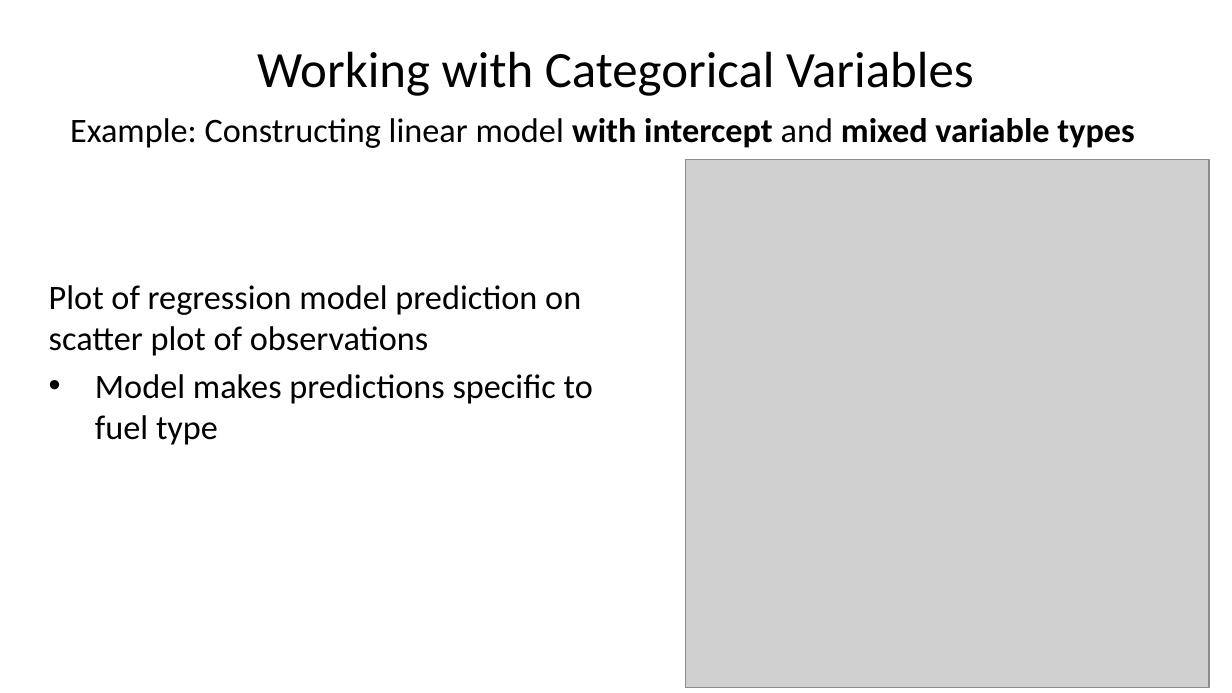
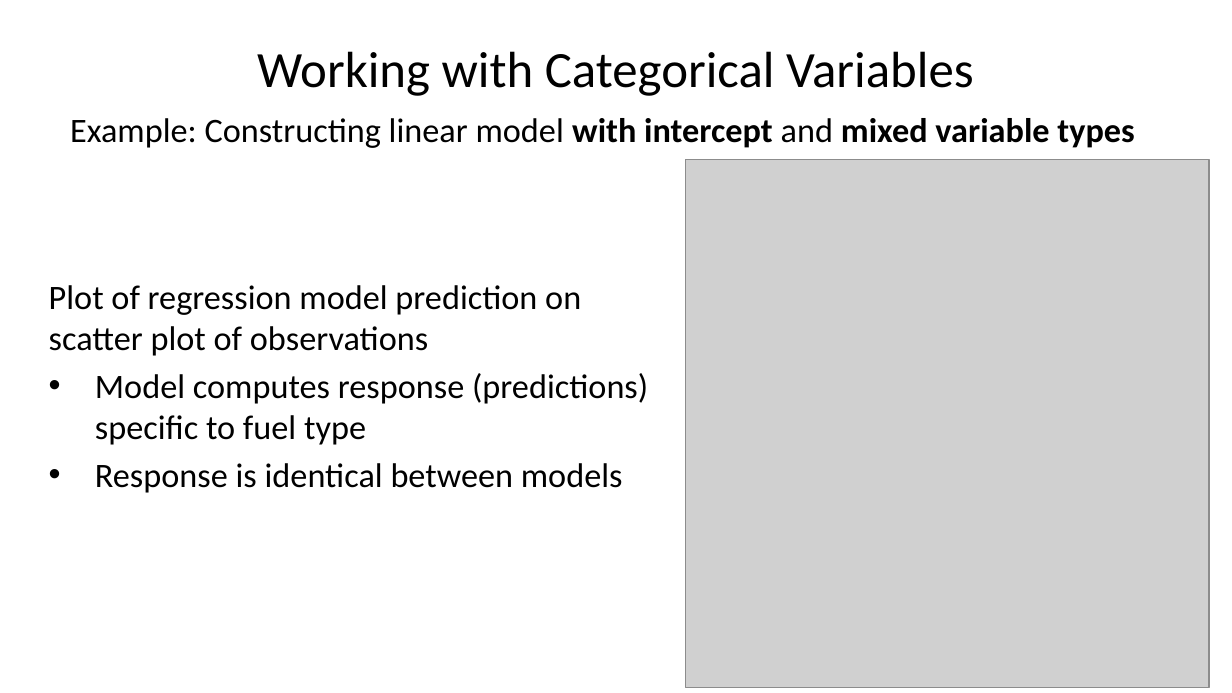
Before and after one commit to StephenElston/CSCI-E-83, a slide deck: slide 15 of LectureSlides/09_GeneralizingTheLinearModel.pptx (slide 17 before the commit). Drawn at 1232x693 pixels with LibreOffice and Linux fonts; fonts in the diff are those of the drawing; grey boxes stand for pictures. Boxes give left, top, right and bottom in pixels: in the first picture for what was removed or moved away, otherwise in the second. Text is boxed around its words. In the diff, an @@ line names an element or a change of style, - is before the commit and + after.

```diff
--- a/LectureSlides/09_GeneralizingTheLinearModel.pptx
+++ b/LectureSlides/09_GeneralizingTheLinearModel.pptx
@@ text at (x1=95, y1=373, x2=648, y2=493): text changed @@
-• Model makes predictions specific to fuel type
+• Model computes response (predictions) specific to fuel type
+• Response is identical between models
```
Also in this commit, not shown: 13 other slides changed, 2 slides removed.
